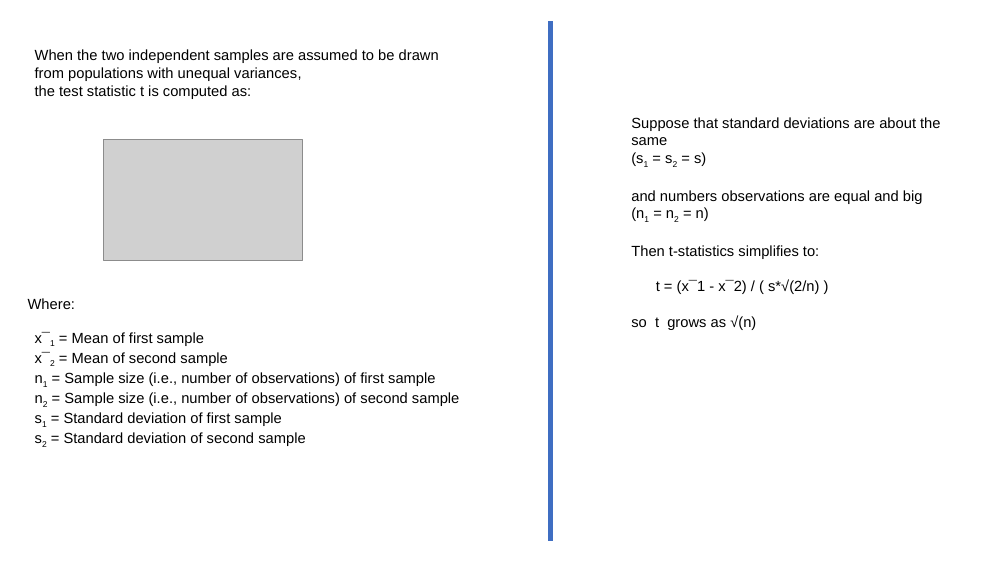
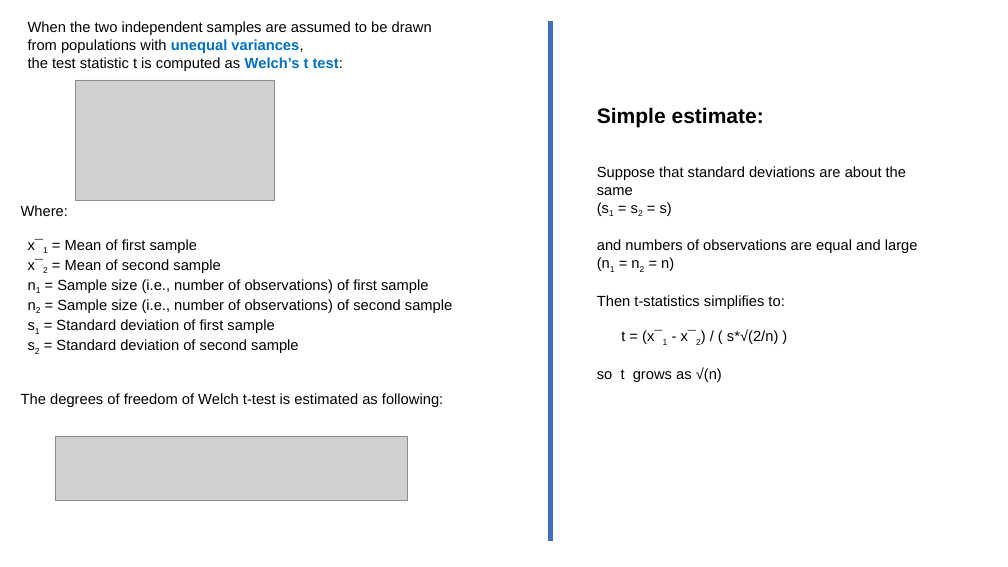
Before and after one commit to lselector/ml_ai_doc, a slide deck: slide 7 of statistics_07_t_distribution.pptx (slide 6 before the commit). Drawn at 1008x567 pixels with LibreOffice and Linux fonts; fonts in the diff are those of the drawing; grey boxes stand for pictures. Boxes give left, top, right and bottom in pixels: in the first picture for what was removed or moved away, otherwise in the second. Text is boxed around its words. In the diff, an @@ line names an element or a change of style, - is before the commit and + after.

```diff
--- a/statistics_07_t_distribution.pptx
+++ b/statistics_07_t_distribution.pptx
@@ text "When the two independent samples ...": place and size @@
-text "When the two independent samples ..." at box(35, 49, 439, 99)
+text "When the two independent samples ..." at box(28, 21, 432, 71)
@@ text at box(28, 57, 343, 71): text changed @@
-the test statistic t is computed as:
+the test statistic t is computed as Welch’s t test:
@@ text at box(28, 39, 303, 53): text colour #000000 to #0070C0, bold on in "unequal variances," @@
@@ picture: place and size @@
-picture at box(104, 140, 302, 261)
+picture at box(76, 80, 274, 201)
@@ text "Simple estimate:": place and size @@
-text "Simple estimate:" at box(631, 117, 940, 330)
+text "Simple estimate:" at box(597, 107, 918, 382)
@@ text at box(597, 107, 764, 128): paragraph added @@
+Simple estimate:
@@ text "Where:": place and size @@
-text "Where:" at box(28, 298, 75, 309)
+text "Where:" at box(21, 205, 68, 216)
@@ text "x¯1 = Mean of first ...": place and size @@
-text "x¯1 = Mean of first ..." at box(35, 332, 459, 446)
+text "x¯1 = Mean of first ..." at box(28, 239, 452, 353)
@@ text at box(597, 239, 918, 253): text changed @@
-and numbers observations are equal and big
+and numbers of observations are equal and large
@@ text at box(621, 329, 778, 345): now subscript in "(x¯1 x¯2)" @@
@@ text added at box(21, 393, 443, 407), 14 pt, text #000000 @@
+The degrees of freedom of Welch t-test is estimated as following:
@@ picture added at box(55, 437, 408, 501) @@
```
Also in this commit, not shown: 1 other slide changed, 1 slide added, 6 other files.
